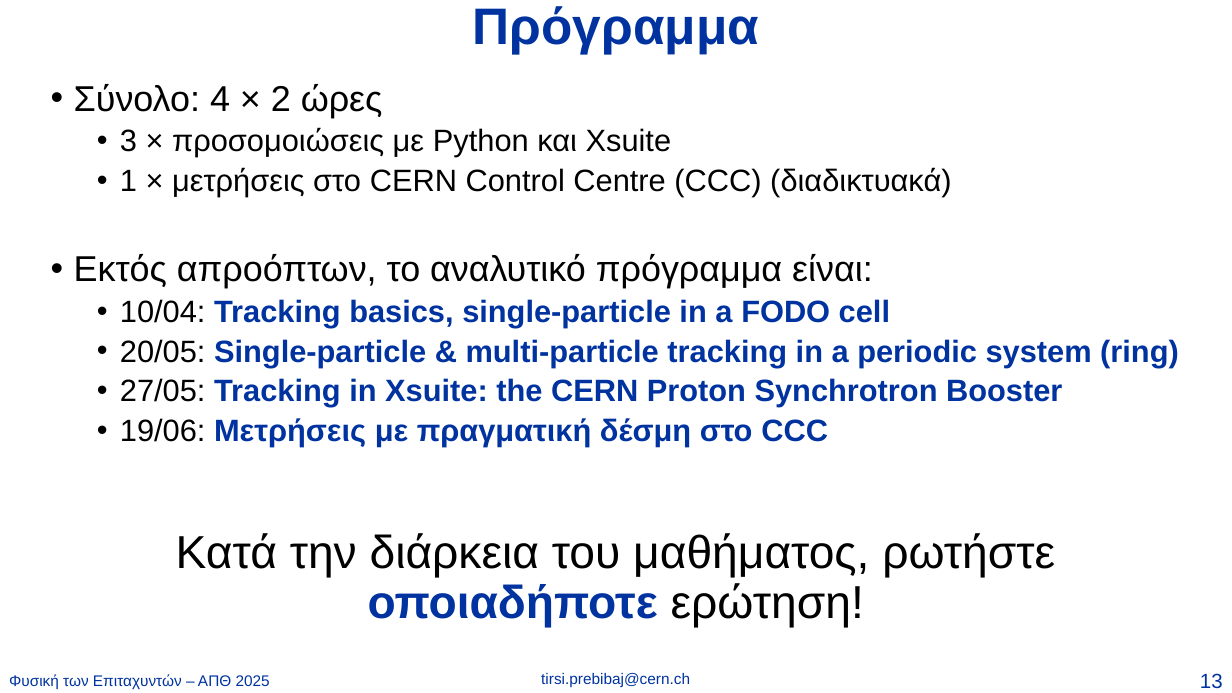
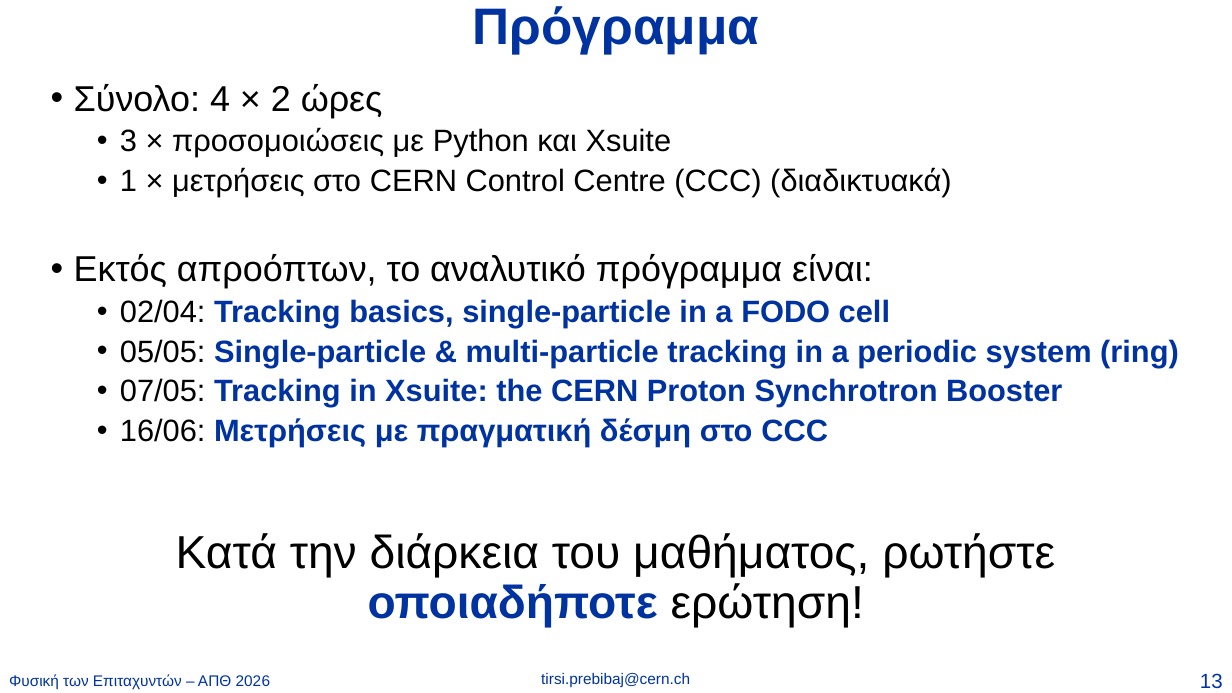
Before and after one commit to tprebiba/auth-accelerator-physics-xsuite, a slide deck: slide 13 of 00_intro_Lattice_Calculations_with_Python_AUTH2025.pptx. Drawn at 1232x693 pixels with LibreOffice and Linux fonts; fonts in the diff are those of the drawing. Boxes give left, top, right and bottom in pixels: in the first picture for what was removed or moved away, otherwise in the second. Text is boxed around its words. In the diff, an @@ line names an element or a change of style, - is before the commit and + after.

```diff
--- a/00_intro_Lattice_Calculations_with_Python_AUTH2025.pptx
+++ b/00_intro_Lattice_Calculations_with_Python_AUTH2025.pptx
@@ text at <box>120,299,1179,447</box>: text changed @@
-  • 10/04: Tracking basics, single-particle in a FODO cell
-  • 20/05: Single-particle & multi-particle tracking in a periodic system (ring)
-  • 27/05: Tracking in Xsuite: the CERN Proton Synchrotron Booster
-  • 19/06: Μετρήσεις με πραγματική δέσμη στο CCC
+  • 02/04: Tracking basics, single-particle in a FODO cell
+  • 05/05: Single-particle & multi-particle tracking in a periodic system (ring)
+  • 07/05: Tracking in Xsuite: the CERN Proton Synchrotron Booster
+  • 16/06: Μετρήσεις με πραγματική δέσμη στο CCC
@@ text at <box>9,674,271,690</box>: text changed @@
-Φυσική των Επιταχυντών – ΑΠΘ 2025
+Φυσική των Επιταχυντών – ΑΠΘ 2026
```
Also in this commit, not shown: 11 other slides changed.
